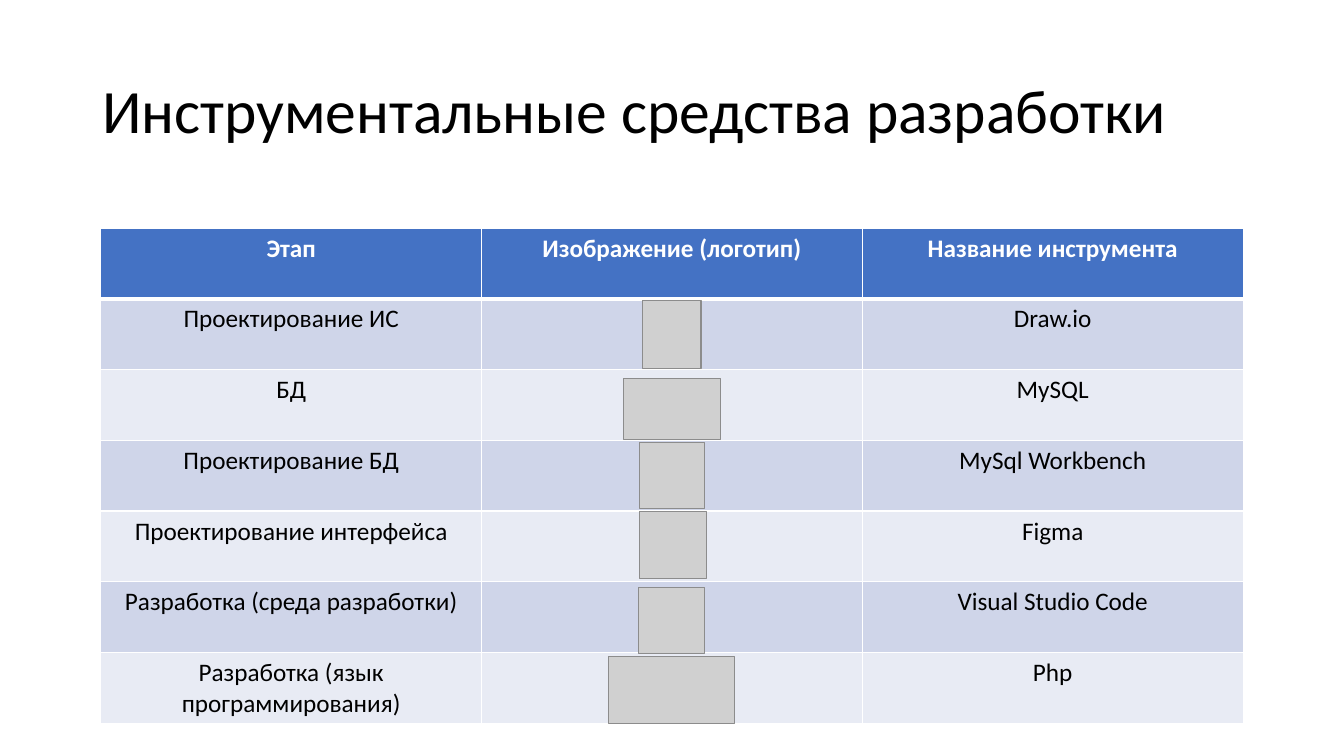
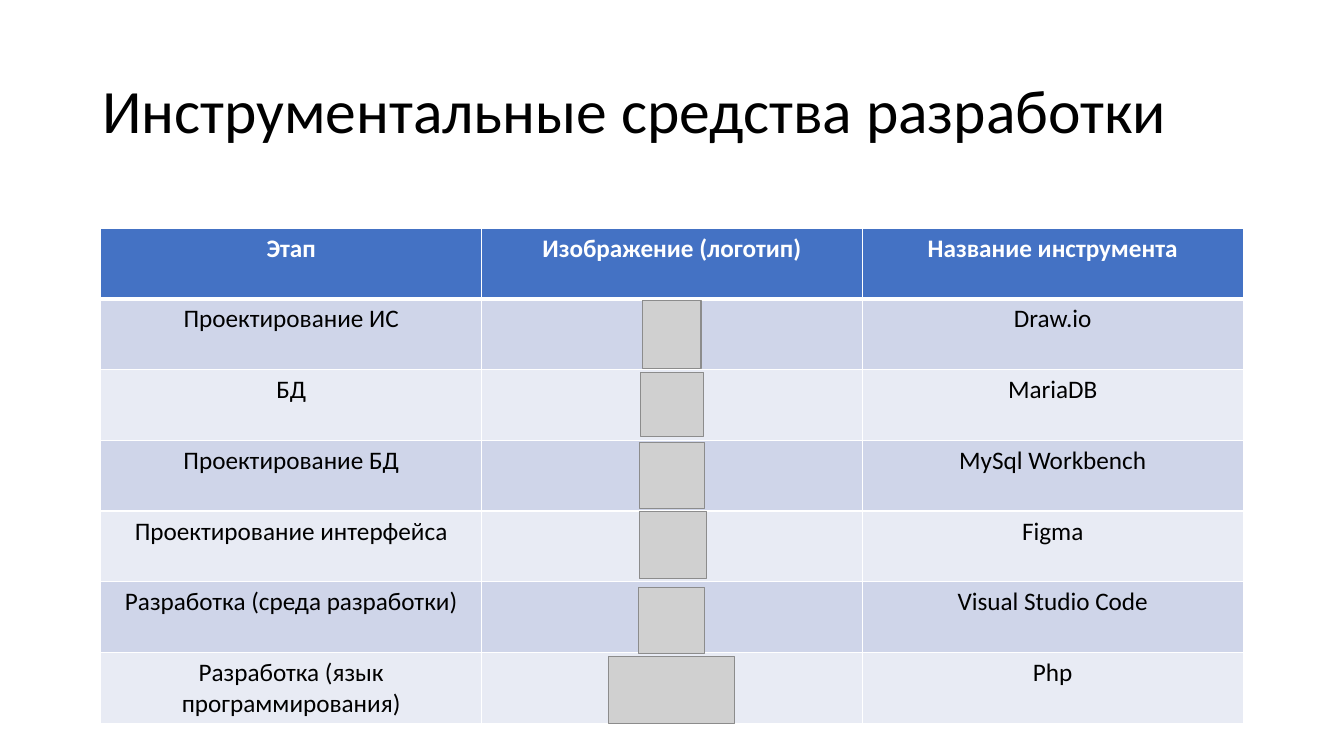
Before and after one commit to ChiCha10-11/Kursovoy, a slide deck: slide 4 of Курсовая работа.pptx. Drawn at 1344x756 pixels with LibreOffice and Linux fonts; fonts in the diff are those of the drawing; grey boxes stand for pictures. Boxes give left, top, right and bottom in pixels: in the first picture for what was removed or moved away, otherwise in the second. Text is boxed around its words. In the diff, an @@ line names an element or a change of style, - is before the commit and + after.

```diff
--- a/Курсовая работа.pptx
+++ b/Курсовая работа.pptx
@@ table at [101,228,1244,723] @@
-row 3, column 3: MySQL
+row 3, column 3: MariaDB
@@ picture: place and size @@
-picture at [623,378,721,439]
+picture at [640,372,704,436]
```
Also in this commit, not shown: 2 other slides changed, 1 slide added, 1 slide removed.
